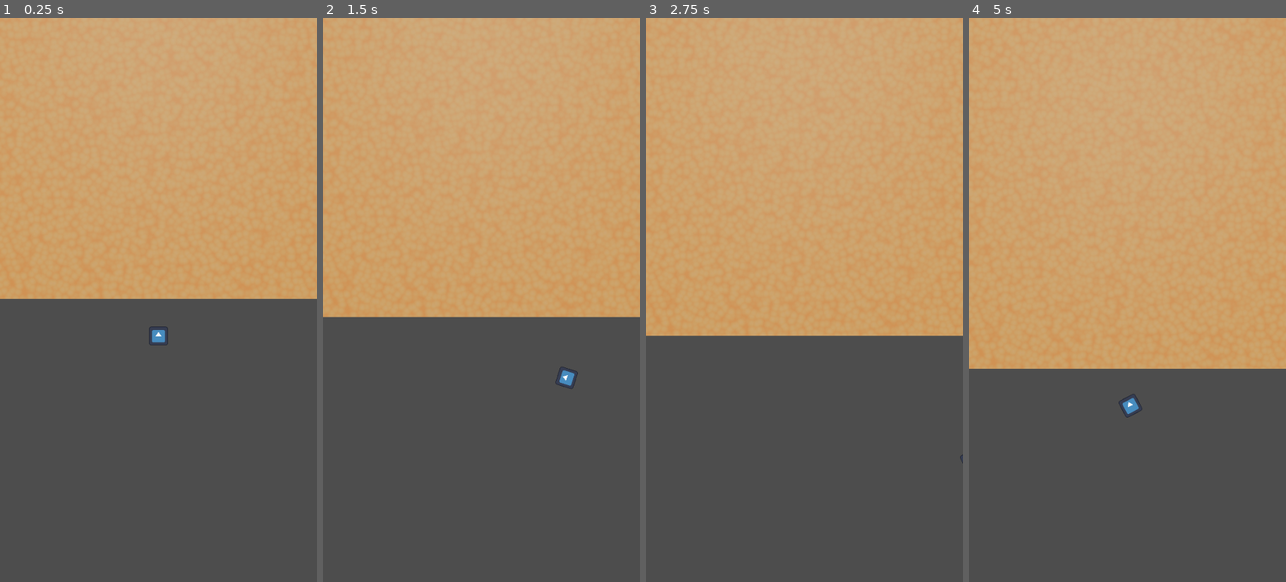
Above: before the commit, frames 1-4 (left to right).
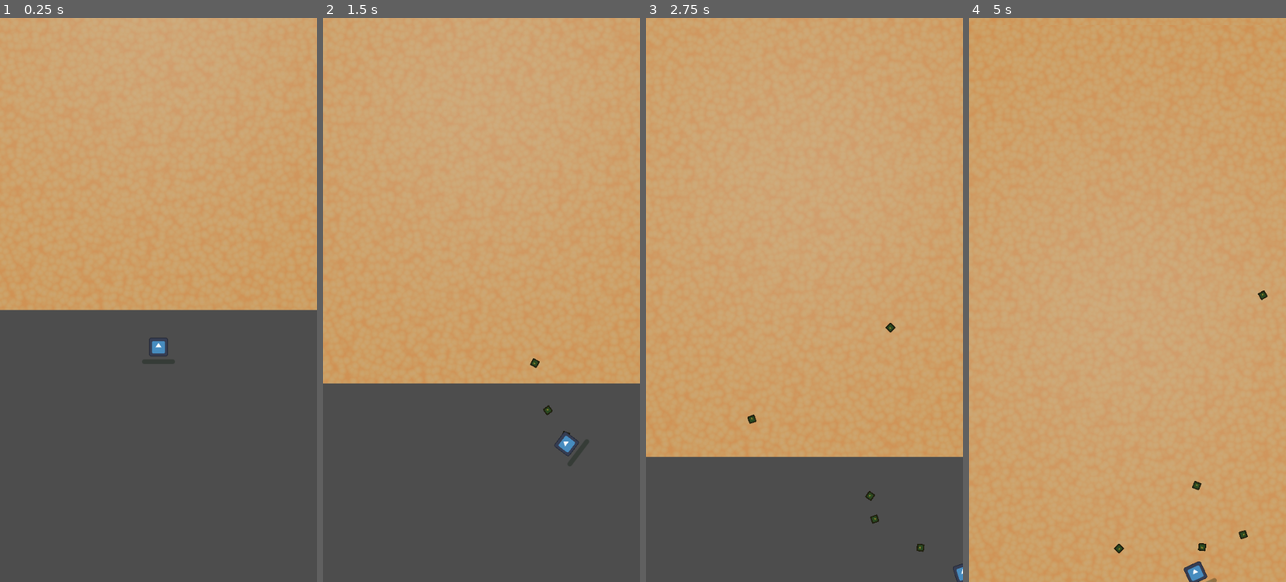
Above: after the commit, the same moments.

Repository: Final-Cake-Games/game_jam_ualg
Game: Godot game, scene res://scenes/game.tscn
Same seed, same stepped clock (60 frames per second), same inputs: the game is played once before the commit and once after it. The project has no main scene, so this scene is started directly. The engine's default icon, where the game draws it, is replaced by a stand-in: a white triangle on a blue panel in a dark square.
Inputs (mouse positions are in pixels of both pictures, inside the frame that each line leads up to):
- Up to frame 1 (0.25 s): no input
- Up to frame 2 (1.5 s): move the mouse to (551, 271) at 0.52 s; press the mouse at (551, 271) at 0.53 s; hold D (move_right) 0.53-1.28 s; right-click (551, 271) at 0.8 s; move the mouse to (418, 328) at 1.27 s; release the mouse at (418, 328) at 1.28 s; hold S (move_down) from 1.28 s (still down); right-click (418, 328) at 1.35 s
- Up to frame 3 (2.75 s): click (741, 328) at 1.55 s; move the mouse to (836, 175) at 2.02 s; release S (move_down) at 2.03 s; press the mouse at (836, 175) at 2.03 s; hold D (move_right) from 2.03 s (still down); right-click (836, 175) at 2.3 s
- Up to frame 4 (5 s): move the mouse to (1111, 412) at 2.77 s; release D (move_right) at 2.78 s; release the mouse at (1111, 412) at 2.78 s; hold W (move_up) 2.78-3.53 s; right-click (1111, 412) at 2.85 s; click (1111, 412) at 3.05 s; move the mouse to (1222, 384) at 3.52 s; press the mouse at (1222, 384) at 3.53 s; hold A (move_left) from 3.53 s (still down); right-click (1222, 384) at 3.8 s; move the mouse to (1032, 215) at 4.27 s; release the mouse at (1032, 215) at 4.28 s; right-click (1032, 215) at 4.35 s; click (1032, 215) at 4.55 s

The runs differ from the first frame. In frame 1, 2.2% of the frame differs, in the area x 0-100%, y 39-60%; in frame 2, 12%; in frame 3, 22%; in frame 4, 40%, in the area x 0-100%, y 0-100%.

Commit message:
allahuakbar

Diff:
--- a/project.godot
+++ b/project.godot
@@ -56,3 +56,4 @@
 
 2d_physics/layer_1="player"
 2d_physics/layer_2="back_barrier"
+2d_physics/layer_3="bolas_berlim"
--- a/scenes/bola_berlim.tscn
+++ b/scenes/bola_berlim.tscn
@@ -1,10 +1,15 @@
-[gd_scene load_steps=3 format=3 uid="uid://cibj33qcip4as"]
+[gd_scene load_steps=4 format=3 uid="uid://cibj33qcip4as"]
 
 [ext_resource type="Script" path="res://scripts/bola_berlim.gd" id="1_m6035"]
 [ext_resource type="Texture2D" uid="uid://ln0jsmkrefn7" path="res://icon.svg" id="1_yrt1d"]
 
+[sub_resource type="CircleShape2D" id="CircleShape2D_8wlmr"]
+radius = 6.08276
+
 [node name="BolaBerlim" type="RigidBody2D"]
 z_index = 2
+collision_layer = 4
+collision_mask = 0
 gravity_scale = 0.0
 script = ExtResource("1_m6035")
 
@@ -15,3 +20,8 @@
 texture = ExtResource("1_yrt1d")
 
 [node name="CollisionShape2D" type="CollisionShape2D" parent="."]
+shape = SubResource("CircleShape2D_8wlmr")
+
+[node name="VisibleOnScreenNotifier2D" type="VisibleOnScreenNotifier2D" parent="."]
+
+[connection signal="screen_exited" from="VisibleOnScreenNotifier2D" to="." method="_on_visible_on_screen_notifier_2d_screen_exited"]
--- /dev/null
+++ b/scenes/costumer.tscn
@@ -0,0 +1,70 @@
+[gd_scene load_steps=7 format=3 uid="uid://t14x0p6pjpni"]
+
+[ext_resource type="Script" path="res://scripts/costumer.gd" id="1_bx6k8"]
+[ext_resource type="Texture2D" uid="uid://ln0jsmkrefn7" path="res://icon.svg" id="1_vvwgl"]
+[ext_resource type="Texture2D" uid="uid://bhiimb7j4yrb" path="res://tmp/Berlim C_Creme_L.png" id="2_rr6sa"]
+[ext_resource type="Texture2D" uid="uid://bkxx54t7fq8qy" path="res://tmp/Berlim S_Creme_L.png" id="3_odtbe"]
+
+[sub_resource type="SpriteFrames" id="SpriteFrames_oooxp"]
+animations = [{
+"frames": [{
+"duration": 1.0,
+"texture": ExtResource("2_rr6sa")
+}],
+"loop": false,
+"name": &"creme",
+"speed": 5.0
+}, {
+"frames": [{
+"duration": 1.0,
+"texture": null
+}],
+"loop": true,
+"name": &"new_animation",
+"speed": 5.0
+}, {
+"frames": [{
+"duration": 1.0,
+"texture": ExtResource("3_odtbe")
+}],
+"loop": false,
+"name": &"screme",
+"speed": 5.0
+}]
+
+[sub_resource type="RectangleShape2D" id="RectangleShape2D_wo1xv"]
+size = Vector2(64, 64)
+
+[node name="Costumer" type="Area2D"]
+z_index = 3
+collision_layer = 0
+collision_mask = 4
+script = ExtResource("1_bx6k8")
+
+[node name="RequestBubble" type="AnimatedSprite2D" parent="."]
+position = Vector2(38, -63)
+scale = Vector2(0.05, 0.05)
+sprite_frames = SubResource("SpriteFrames_oooxp")
+animation = &"new_animation"
+autoplay = "new_animation"
+
+[node name="Sprite2D" type="Sprite2D" parent="."]
+scale = Vector2(0.5, 0.5)
+texture = ExtResource("1_vvwgl")
+
+[node name="VisibleOnScreenNotifier2D" type="VisibleOnScreenNotifier2D" parent="."]
+position = Vector2(0, -83)
+
+[node name="CollisionShape2D" type="CollisionShape2D" parent="."]
+shape = SubResource("RectangleShape2D_wo1xv")
+
+[node name="ProgressBar" type="ProgressBar" parent="."]
+z_index = 3
+offset_left = -50.0
+offset_top = -51.0
+offset_right = 54.0
+offset_bottom = -38.0
+show_percentage = false
+
+[connection signal="body_entered" from="." to="." method="_on_body_entered"]
+[connection signal="screen_entered" from="VisibleOnScreenNotifier2D" to="." method="_on_visible_on_screen_notifier_2d_screen_entered"]
--- a/scenes/game.tscn
+++ b/scenes/game.tscn
@@ -9,6 +9,7 @@
 
 [node name="Game" type="Node2D"]
 script = ExtResource("1_gljfi")
+camera_move_speed = 100.0
 
 [node name="Bolas" type="Node" parent="." groups=["bolas"]]
 
--- a/scenes/map_square.tscn
+++ b/scenes/map_square.tscn
@@ -6,6 +6,32 @@
 [node name="MapSquare" type="Node2D"]
 position = Vector2(0, -8)
 script = ExtResource("1_7r5aj")
+
+[node name="Positions" type="Node2D" parent="."]
+
+[node name="Marker2D" type="Marker2D" parent="Positions"]
+position = Vector2(-188, -152)
+
+[node name="Marker2D2" type="Marker2D" parent="Positions"]
+position = Vector2(-118, -406)
+
+[node name="Marker2D3" type="Marker2D" parent="Positions"]
+position = Vector2(122, -518)
+
+[node name="Marker2D4" type="Marker2D" parent="Positions"]
+position = Vector2(-150, -674)
+
+[node name="Marker2D5" type="Marker2D" parent="Positions"]
+position = Vector2(160, -768)
+
+[node name="Marker2D6" type="Marker2D" parent="Positions"]
+position = Vector2(-194, -888)
+
+[node name="Marker2D7" type="Marker2D" parent="Positions"]
+position = Vector2(172, -872)
+
+[node name="Marker2D8" type="Marker2D" parent="Positions"]
+position = Vector2(160, -204)
 
 [node name="Sprite2D" type="Sprite2D" parent="."]
 position = Vector2(0, -480)
--- a/scenes/player.tscn
+++ b/scenes/player.tscn
@@ -19,3 +19,12 @@
 
 [node name="CollisionShape2D" type="CollisionShape2D" parent="."]
 shape = SubResource("CircleShape2D_mr0qw")
+
+[node name="ProgressBar" type="ProgressBar" parent="."]
+modulate = Color(2.74345e-06, 0.88605, 0.161962, 1)
+offset_left = -21.0
+offset_top = -28.0
+offset_right = 35.0
+offset_bottom = -20.0
+rotation = 1.5708
+show_percentage = false
--- a/scripts/bola_berlim.gd
+++ b/scripts/bola_berlim.gd
@@ -1,11 +1,15 @@
-extends RigidBody2D
+class_name BolaBerlim extends RigidBody2D
 
+var type : String
 
 # Called when the node enters the scene tree for the first time.
 func _ready():
-	pass # Replace with function body.
-
+	print(type)
+	# if creme sprite creme else sprite ncreme
 
 # Called every frame. 'delta' is the elapsed time since the previous frame.
 func _process(delta):
-	rotation += 1
+	$Sprite2D.rotation += 15
+
+func _on_visible_on_screen_notifier_2d_screen_exited():
+	queue_free()
--- /dev/null
+++ b/scripts/costumer.gd
@@ -0,0 +1,80 @@
+extends Area2D
+
+enum ORDER_STATUS { MADE, FULFILLED, FAILED_TIME, FAILED_TYPE, NO_ORDER }
+
+@onready var request_bubble : AnimatedSprite2D = $RequestBubble
+@onready var progress_bar : ProgressBar = $ProgressBar
+
+@export var min_wait_time : int = 3
+@export var max_wait_time : int = 6
+
+var order_options : Array[String] = ['creme', 'screme', '']
+
+var order_choice : String
+var wait_time : float
+
+var current_order_status : int
+var in_frame : bool = false
+
+# Called when the node enters the scene tree for the first time.
+func _ready():
+	wait_time = randi_range(min_wait_time, max_wait_time)
+	progress_bar.max_value = wait_time
+	order_choice = order_options.pick_random()
+
+	if order_choice == "": progress_bar.visible = false
+
+# Called every frame. 'delta' is the elapsed time since the previous frame.
+func _process(delta):
+
+	if in_frame:
+		match current_order_status:
+			ORDER_STATUS.MADE:
+				print(wait_time)
+				wait_time -= delta # Countdown
+				progress_bar.value = wait_time # Update bar
+
+				if wait_time <= 0: current_order_status = ORDER_STATUS.FAILED_TIME
+			ORDER_STATUS.FULFILLED:
+				#print("YAY! Happy costumer")
+				pass
+			ORDER_STATUS.FAILED_TIME:
+				#print("Failed by time")
+				pass
+			ORDER_STATUS.FAILED_TYPE:
+				#print("Failed by type")
+				pass
+			ORDER_STATUS.NO_ORDER:
+				pass
+	#if order_started and !order_done:
+		#if max_order_time > 0:
+			#max_order_time -= delta
+			#progress_bar.value = max_order_time
+		#else:
+			#print("order failed on time")
+			##order failed
+
+func _on_visible_on_screen_notifier_2d_screen_entered():
+	# Costumer entered screen, ready to play!
+	print("IN SCREEN")
+	if order_choice != '':
+		in_frame = true
+		progress_bar.visible = true
+		start_order()
+	else:
+		# Is merely an obstacle
+		progress_bar.visible = false
+		current_order_status = ORDER_STATUS.NO_ORDER
+
+func _on_body_entered(body : BolaBerlim):
+	if current_order_status == ORDER_STATUS.MADE:
+		if body.type == order_choice:
+			current_order_status = ORDER_STATUS.FULFILLED
+		else:
+			current_order_status = ORDER_STATUS.FAILED_TYPE
+
+	body.queue_free()
+
+func start_order():
+	current_order_status = ORDER_STATUS.MADE
+	request_bubble.play(order_choice)
--- a/scripts/game.gd
+++ b/scripts/game.gd
@@ -9,7 +9,6 @@
 func _ready():
 	pass
 
-
 # Called every frame. 'delta' is the elapsed time since the previous frame.
 func _process(delta):
 	pass
--- a/scripts/map_square.gd
+++ b/scripts/map_square.gd
@@ -2,12 +2,14 @@
 
 @onready var screen_status_notifier : VisibleOnScreenNotifier2D = $ScreenStatusNotifier
 @onready var new_chunk_pos : Marker2D = $NewChunkPos
+@onready var sprite_2d : Sprite2D = $Sprite2D
 
 var chunk_holder : Node
 
 # Called when the node enters the scene tree for the first time.
 func _ready():
 	chunk_holder = get_tree().get_first_node_in_group("chunks")
+	load_random_sprite()
 
 # Called every frame. 'delta' is the elapsed time since the previous frame.
 func _process(delta):
@@ -18,8 +20,24 @@
 	queue_free()
 
 func _on_screen_status_notifier_screen_entered():
-	print(chunk_holder)
 	if chunk_holder != null:
-		var new_chunk = self.duplicate(8)
-		new_chunk.global_position = new_chunk_pos.global_position
-		chunk_holder.add_child(new_chunk)
+		var new_chunk = self.duplicate(8) # Duplicate the chunk scene
+		new_chunk.load_random_sprite() # Load a random background to new chunk
+		new_chunk.global_position = new_chunk_pos.global_position # Place chunk in appropriate pos
+		chunk_holder.add_child(new_chunk) # Place chunk in world
+
+#func get_files(path):
+	#var files = []
+	#var dir = DirAccess.new()
+	#dir.open(path)
+	#dir.list_dir_begin(true)
+#
+	#var file = dir.get_next()
+	#while file != '':
+		#files += [file]
+		#file = dir.get_next()
+#
+	#return files
+
+func load_random_sprite():
+	pass
--- a/scripts/player.gd
+++ b/scripts/player.gd
@@ -1,15 +1,41 @@
 extends CharacterBody2D
+
+@onready var progress_bar : ProgressBar = $ProgressBar
 
 @export var max_speed : float = 200
 @export var accel : float = 50
 @export var decel : float = 10
+@export var throw_adder : float = 500
 
+@export var max_throw_str : float = 1200
+
+var bola_berlim = load("res://scenes/bola_berlim.tscn")
+var bolas_holder : Node
+
+var curr_throw : float = 0
 var current_speed : float
+var mouse_pos : Vector2
 
+func _ready():
+	progress_bar.max_value = max_throw_str
+	bolas_holder = get_tree().get_first_node_in_group("bolas")
 
 func _physics_process(delta):
-	look_at(get_global_mouse_position())
+	mouse_pos = get_global_mouse_position()
+	look_at(mouse_pos.move_toward(get_global_mouse_position(), 5)) # Make smooth
+	#lerp()
 
+	if (Input.is_action_pressed("throw_1") or
+		Input.is_action_pressed("throw_2")):
+			charge_throw(delta)
+
+	if Input.is_action_just_released("throw_1"):
+		throw_bola("screme")
+		curr_throw = 0
+
+	if Input.is_action_just_released("throw_2"):
+		throw_bola("creme")
+		curr_throw = 0
 
 	var input_direction = Input.get_vector("move_left", "move_right", "move_up", "move_down")
 
@@ -20,3 +46,19 @@
 		velocity = velocity.move_toward(Vector2.ZERO, decel)
 
 	move_and_slide()
+
+func charge_throw(delta):
+	#show ui charge
+	progress_bar.value = curr_throw
+	if curr_throw < max_throw_str:
+		curr_throw += throw_adder * delta
+
+func throw_bola( type : String):
+	progress_bar.value = 0
+	if bolas_holder != null:
+		var new_bola : BolaBerlim = bola_berlim.instantiate()
+		new_bola.position = position
+		new_bola.type = type
+		bolas_holder.add_child(new_bola)
+		var direction : Vector2 = (get_global_mouse_position() - global_position).normalized()
+		new_bola.apply_impulse(direction * curr_throw)
